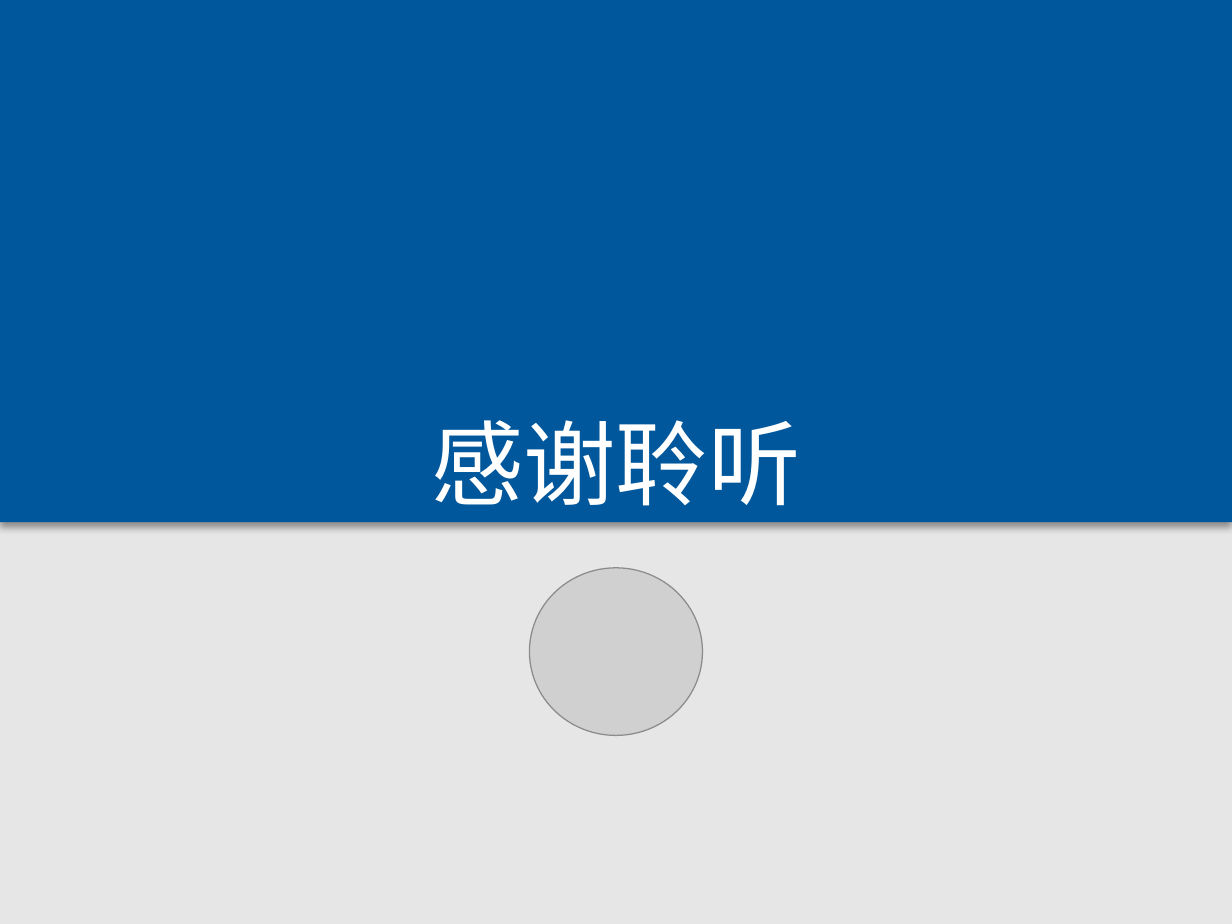
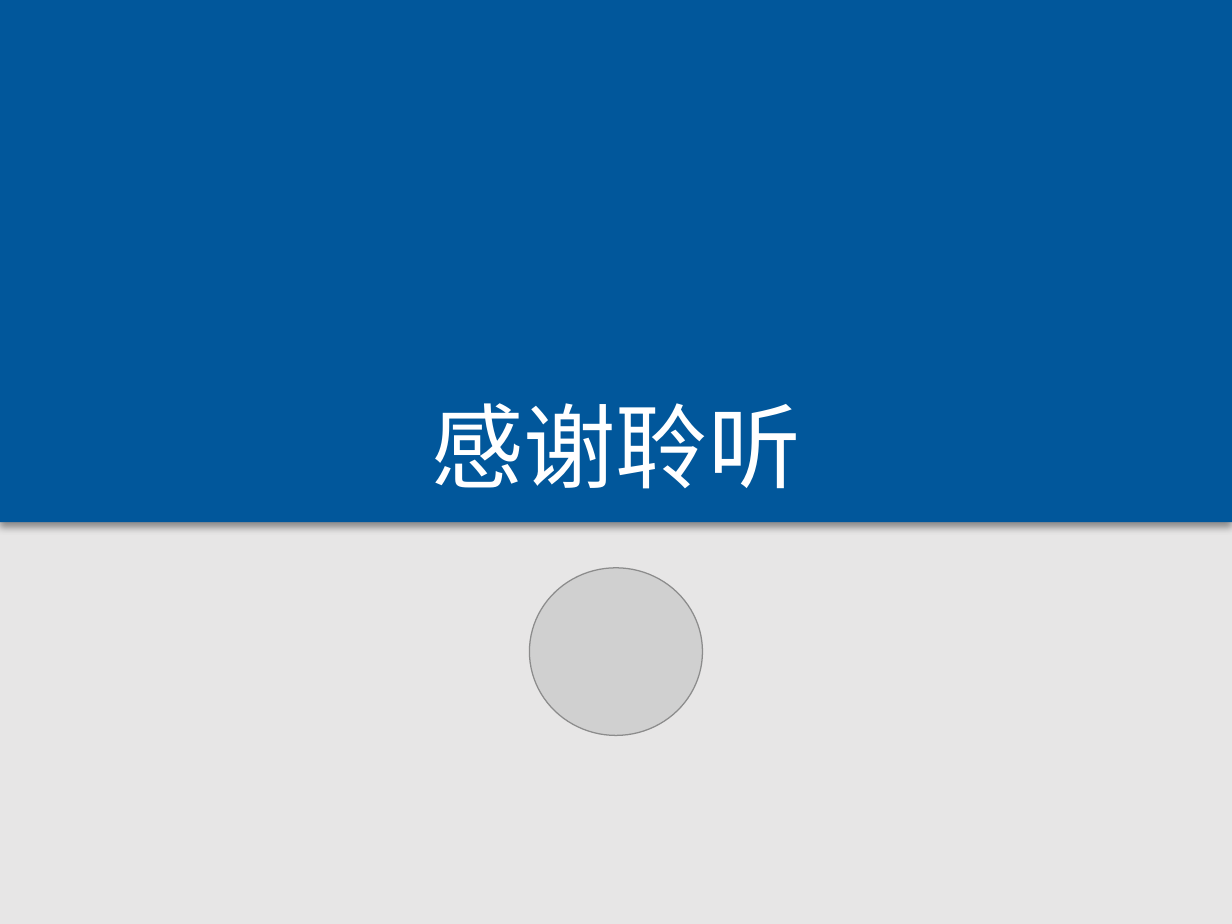
Before and after one commit to Nebula1084/Maple, a slide deck: slide 13 of 演示文稿1.pptx (slide 8 before the commit). Drawn at 1232x924 pixels with LibreOffice and Linux fonts; fonts in the diff are those of the drawing; grey boxes stand for pictures. Boxes give left, top, right and bottom in pixels: in the first picture for what was removed or moved away, otherwise in the second. Text is boxed around its words. In the diff, an @@ line names an element or a change of style, - is before the commit and + after.

```diff
--- a/演示文稿1.pptx
+++ b/演示文稿1.pptx
@@ text "感谢聆听": place and size @@
-text "感谢聆听" at [431, 420, 801, 506]
+text "感谢聆听" at [431, 403, 801, 489]
```
Also in this commit, not shown: 6 other slides changed, 5 slides added, 1 slide removed, 11 other files.
